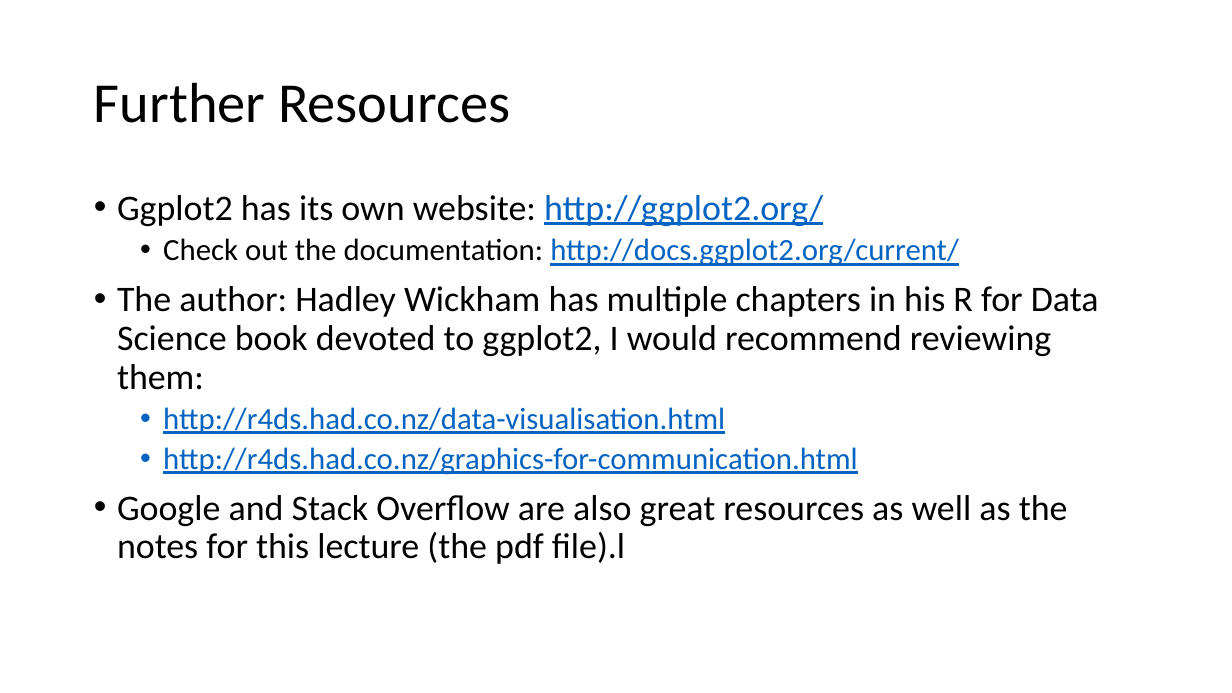
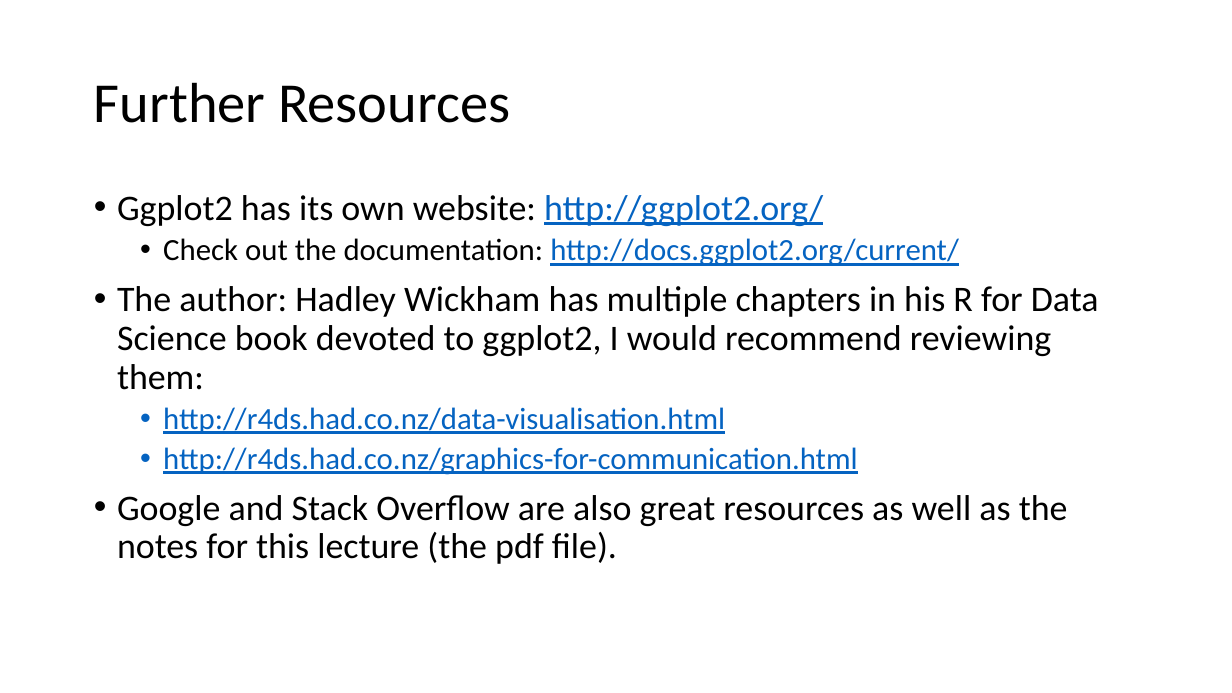
Before and after one commit to wampeh1/Ecog314_Spring2017, a slide deck: slide 33 of lecture7/GGPlot2_lecture.pptx (slide 29 before the commit). Drawn at 1232x693 pixels with LibreOffice and Linux fonts; fonts in the diff are those of the drawing. Boxes give left, top, right and bottom in pixels: in the first picture for what was removed or moved away, otherwise in the second. Text is boxed around its words. In the diff, an @@ line names an element or a change of style, - is before the commit and + after.

```diff
--- a/lecture7/GGPlot2_lecture.pptx
+++ b/lecture7/GGPlot2_lecture.pptx
@@ text at (117, 495, 1068, 564): text changed @@
-• Google and Stack Overflow are also great resources as well as the notes for this lecture (the pdf file).l
+• Google and Stack Overflow are also great resources as well as the notes for this lecture (the pdf file).
```
Also in this commit, not shown: 6 other slides changed, 4 slides added.
